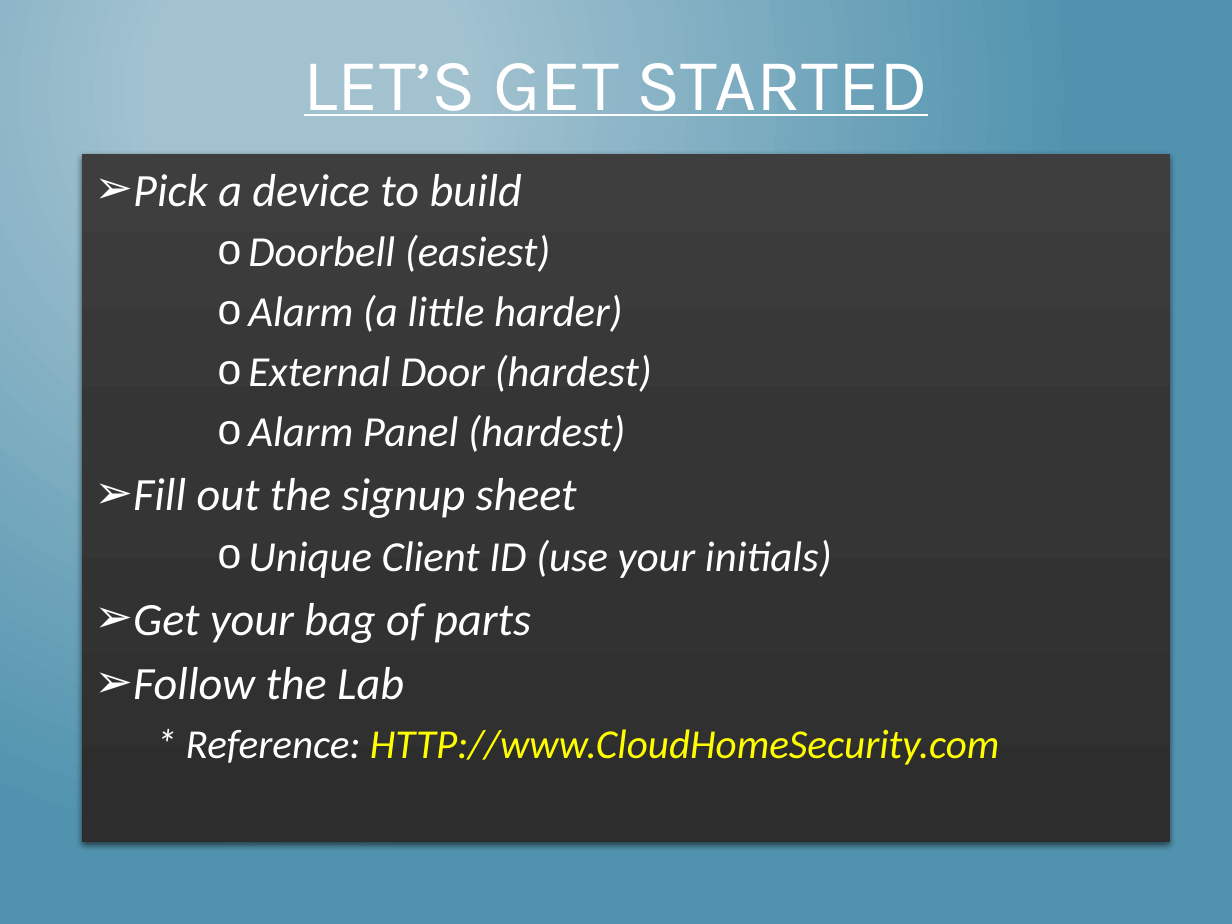
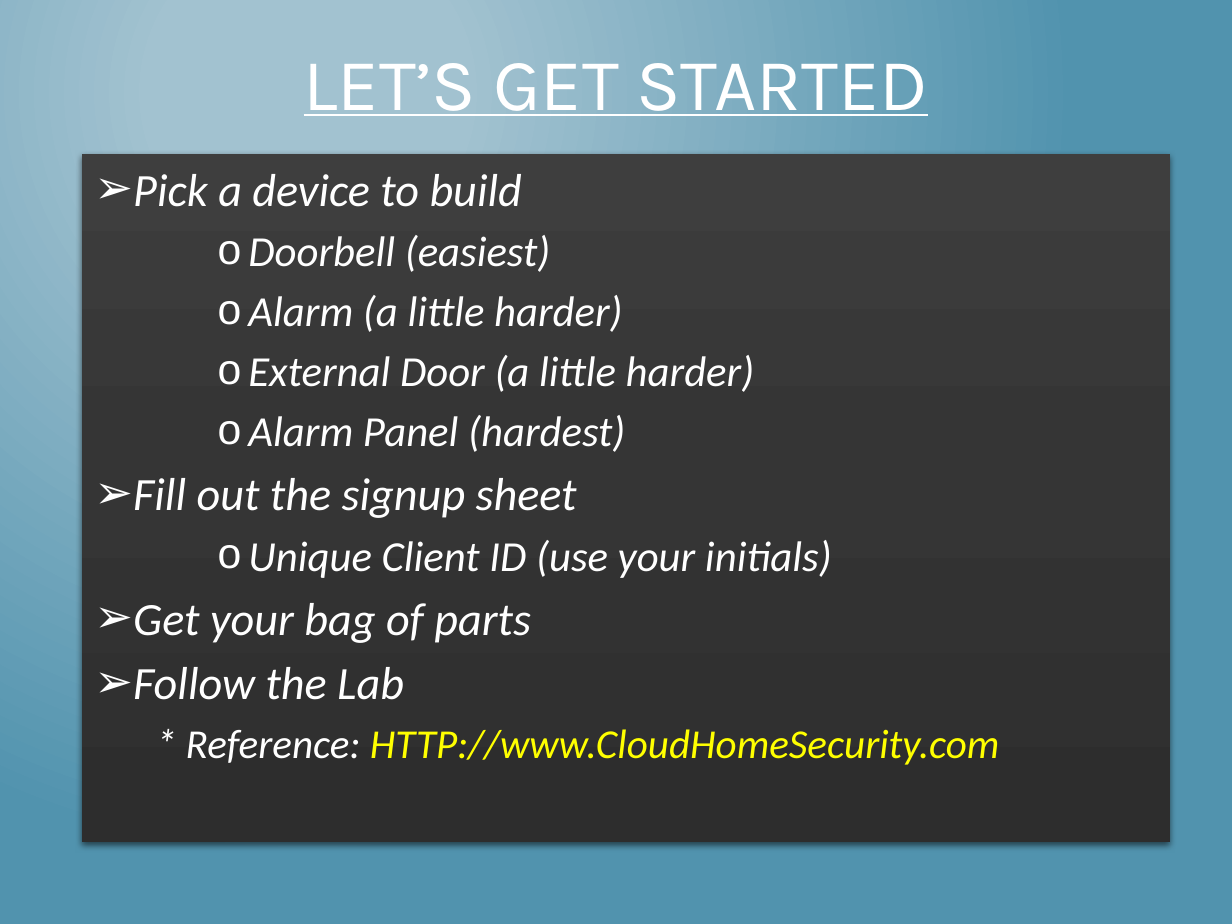
Before and after one commit to mlinnen/CloudHomeSecurity, a slide deck: slide 9 of docs/InternetOfThings_Part2.pptx. Drawn at 1232x924 pixels with LibreOffice and Linux fonts; fonts in the diff are those of the drawing. Boxes give left, top, right and bottom in pixels: in the first picture for what was removed or moved away, otherwise in the second. Text is boxed around its words. In the diff, an @@ line names an element or a change of style, - is before the commit and + after.

Commit message:
Updated the Lab

```diff
--- a/docs/InternetOfThings_Part2.pptx
+++ b/docs/InternetOfThings_Part2.pptx
@@ text at [248, 355, 755, 392]: text changed @@
-    o External Door (hardest)
+    o External Door (a little harder)
```
Also in this commit, not shown: 3 other slides changed.
